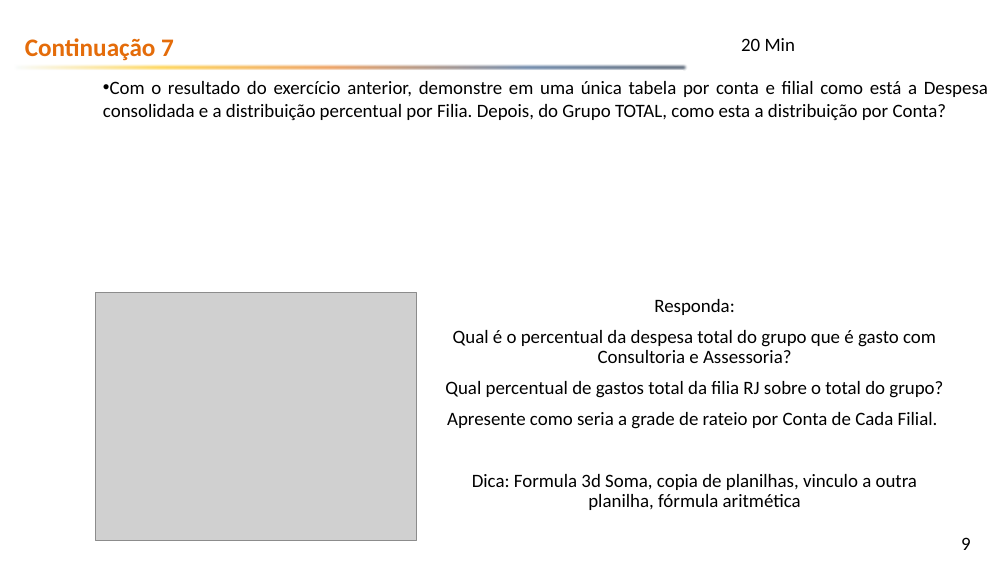
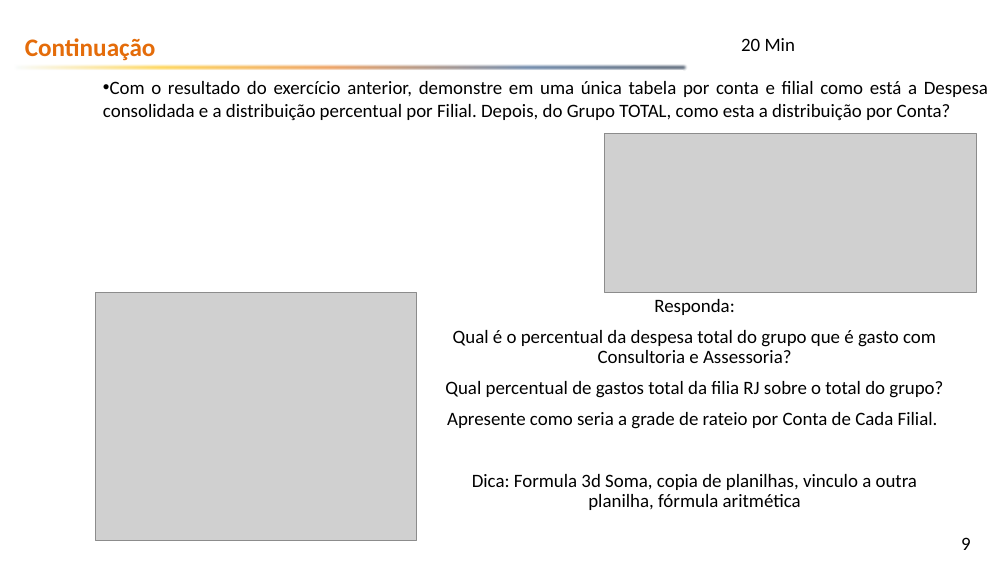
Before and after one commit to emerson-fenrir/Excel_Basico, a slide deck: slide 9 of Alunos/Atividades.pptx. Drawn at 1008x567 pixels with LibreOffice and Linux fonts; fonts in the diff are those of the drawing; grey boxes stand for pictures; background and template pictures are left out. Boxes give left, top, right and bottom in pixels: in the first picture for what was removed or moved away, otherwise in the second. Text is boxed around its words. In the diff, an @@ line names an element or a change of style, - is before the commit and + after.

```diff
--- a/Alunos/Atividades.pptx
+++ b/Alunos/Atividades.pptx
@@ text at [25,38,156,61]: text changed @@
-Continuação 7
+Continuação
@@ subtitle at [103,81,988,120]: text changed @@
-• Com o resultado do exercício anterior, demonstre em uma única tabela por conta e filial como está a Despesa consolidada e a distribuição percentual por Filia. Depois, do Grupo TOTAL, como esta a distribuição por Conta?
+• Com o resultado do exercício anterior, demonstre em uma única tabela por conta e filial como está a Despesa consolidada e a distribuição percentual por Filial. Depois, do Grupo TOTAL, como esta a distribuição por Conta?
@@ picture added at [605,134,977,293] @@
```
Also in this commit, not shown: 2 other slides changed, 1 slide added, 57 other files.
